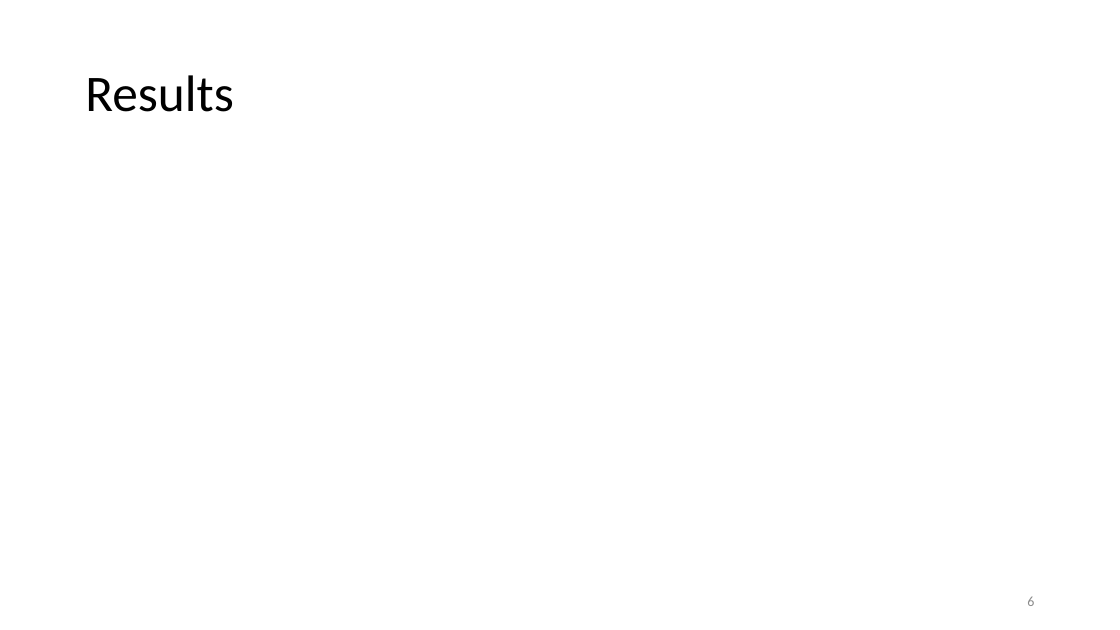
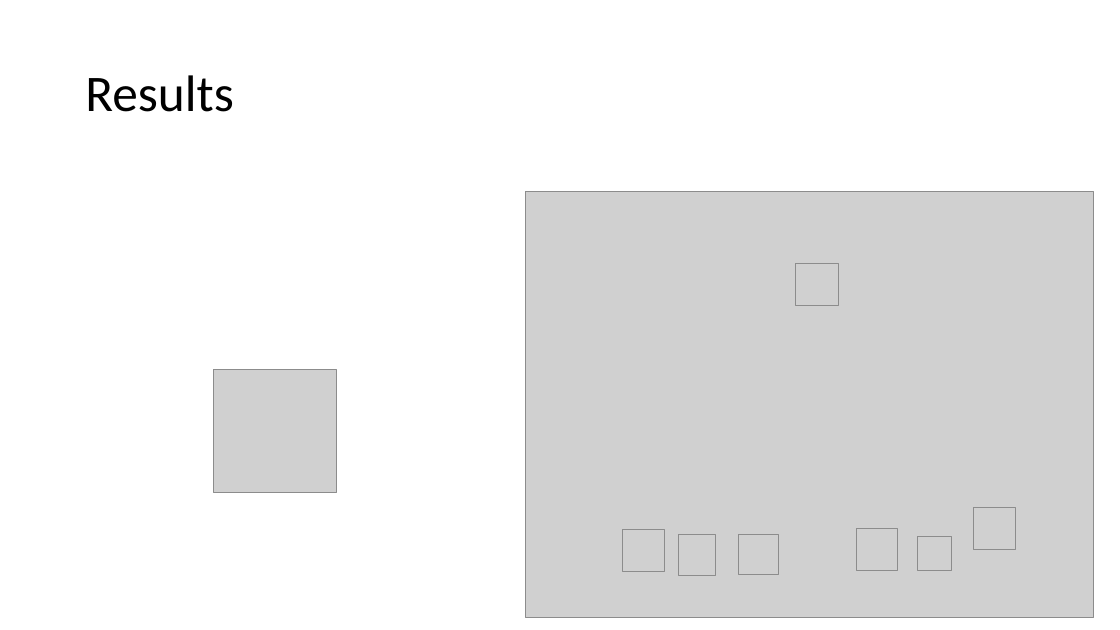
Before and after one commit to GitHub-ccd/emoJ, a slide deck: slide 6 of ppt/MOD_5.pptx. Drawn at 1120x630 pixels with LibreOffice and Linux fonts; fonts in the diff are those of the drawing; grey boxes stand for pictures; background and template pictures are left out. Boxes give left, top, right and bottom in pixels: in the first picture for what was removed or moved away, otherwise in the second. Text is boxed around its words. In the diff, an @@ line names an element or a change of style, - is before the commit and + after.

```diff
--- a/ppt/MOD_5.pptx
+++ b/ppt/MOD_5.pptx
@@ picture added at [526, 192, 1094, 618] @@
@@ picture added at [796, 264, 839, 306] @@
@@ picture added at [213, 370, 336, 492] @@
@@ picture added at [974, 508, 1016, 550] @@
@@ picture added at [623, 529, 665, 571] @@
@@ picture added at [679, 534, 716, 576] @@
@@ picture added at [739, 534, 779, 575] @@
@@ picture added at [857, 529, 898, 571] @@
@@ picture added at [918, 537, 952, 571] @@
```
Also in this commit, not shown: 3 other slides changed, 1 slide added, 1 slide removed, 5 other files.
